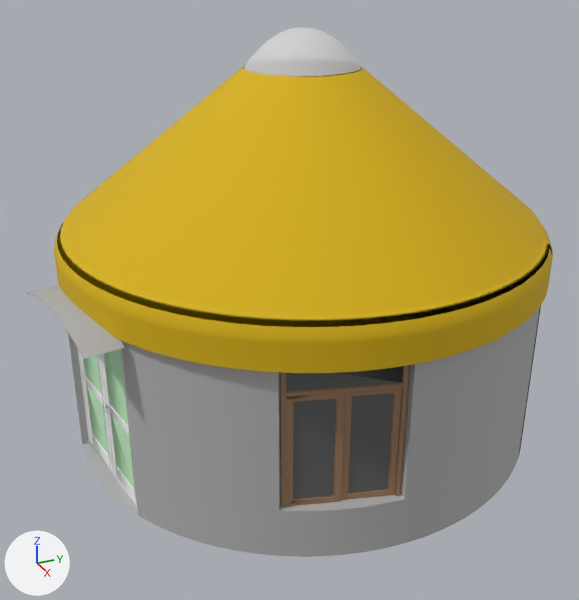
One commit to the glTF model public/models/yurt-6m/exterior.glb: the scene before it, then after it.
Camera for both pictures: a 50 mm lens placed at (8.76, -4.09, 6.04), pointed at (0.3, -0.28, 1.81). Every picture has the same lights, and +X, +Y and +Z are marked at lower left. The picture after the commit comes second. Where no turn or scale is listed for an object, it has been applied to the vertices. Vertices at exactly the same position are counted once.

Script lines for the objects in view, before the commit:
```python
me_charcoal_blue = bpy.data.meshes.new('Charcoal Blue')
me_charcoal_blue.from_pydata(...)  # 132 vertices, 291 faces; spans x -1.92..1.92, y -2.45..2.45, z -1.15..1.15
me_charcoal_blue.materials.append(mat_charcoal_blue)  # white #ffffff
me_glass = bpy.data.meshes.new('Glass')
me_glass.from_pydata(...)  # 480 vertices, 854 faces; spans x -2.91..2.91, y -2.87..2.87, z -1.04..1.04
me_glass.materials.append(mat_joinery)
me_joinery = bpy.data.meshes.new('Joinery')
me_joinery.from_pydata(...)  # 5326 vertices, 10556 faces; spans x -2.95..2.95, y -2.86..2.86, z -0.94..0.94
me_joinery.materials.append(mat_joinery)
me_roof_cover = bpy.data.meshes.new('Roof cover')
me_roof_cover.from_pydata(...)  # 576 vertices, 1024 faces; spans x -3.07..3.07, y -3.02..3.02, z -1.17..1.17
me_roof_cover.materials.append(mat_joinery)
me_wall_cover = bpy.data.meshes.new('Wall cover')
me_wall_cover.from_pydata(...)  # 453 vertices, 953 faces; spans x -3.0..3.0, y -3.2..3.2, z -1.2..1.2
me_wall_cover.materials.append(mat_joinery)
ob_charcoal_blue = bpy.data.objects.new('Charcoal Blue', me_charcoal_blue)
ob_charcoal_blue.location = (-0.57, -0.42, 1.15)
ob_glass = bpy.data.objects.new('Glass', me_glass)
ob_glass.location = (0.0, 0.03, 1.25)
ob_joinery = bpy.data.objects.new('Joinery', me_joinery)
ob_joinery.location = (0.0, 0.07, 1.38)
ob_roof_cover = bpy.data.objects.new('Roof cover', me_roof_cover)
ob_roof_cover.location = (0.04, 0.0, 3.46)
ob_wall_cover = bpy.data.objects.new('Wall cover', me_wall_cover)
ob_wall_cover.location = (0.02, -0.18, 1.2)
# also in view: '[Translucent Glass Sky Reflection]2' at (0.03, 0.0, 4.83)
```
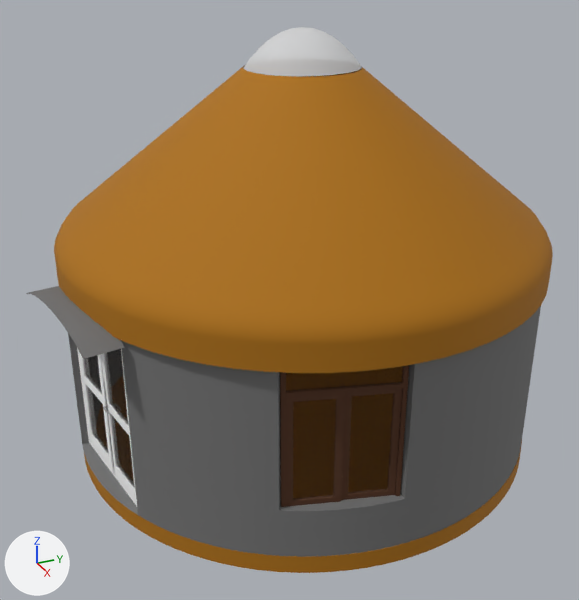
The newer file is also turned or shifted as a whole; pictures and numbers use the older file's frame.

Location of each change, (x1, y1, x2, y2) in pixels of the pictures (579 x 600 px; the box of a moved part takes in the faces that stretch with it):
```json
{"object": "Roof cover", "change": "reshaped", "before": [54, 65, 553, 373], "after": [54, 65, 553, 573], "on screen": "65% taller"}
{"part": 1, "of": "me_joinery", "change": "moved or reshaped", "after": [286, 396, 348, 506], "on screen": "not visible before"}
{"part": 2, "of": "me_joinery", "change": "recoloured", "before": [103, 365, 409, 507], "after": [103, 365, 409, 507]}
{"part": 3, "of": "me_roof_cover", "change": "added", "after": [84, 442, 522, 573]}
{"part": 4, "of": "me_roof_cover", "change": "recoloured", "before": [54, 65, 553, 373], "after": [54, 65, 553, 373], "on screen": "yellow to brown"}
{"part": 5, "of": "me_wall_cover", "change": "recoloured", "before": [26, 286, 541, 557], "after": [26, 286, 541, 557], "on screen": "darker"}
{"part": 6, "of": "me_glass", "change": "recoloured", "before": [83, 349, 403, 499], "after": [83, 349, 403, 499]}
```

Scene script edits in JSON lines:
```json
{"op": "add", "block": "mat_glass", "code": ["mat_glass = principled_material('Glass')", "mat_glass.base_color = (0.013, 0.013, 0.013)  # black #1e1e1e", "mat_glass.roughness = 0.8", "mat_glass.alpha = 0.098"]}
{"block": "me_joinery", "where": "# used by ob_joinery; location = (0.0, 0.07, 1.38)"}
{"op": "remove", "block": "me_joinery", "code": "me_joinery.from_pydata(...)  # 5326 vertices, 10556 faces; spans x -2.95..2.95, y -2.86..2.86, z -0.94..0.94"}
{"op": "add", "block": "me_joinery", "code": "me_joinery.from_pydata(...)  # 5326 vertices, 10556 faces; spans x -2.95..2.94, y -2.86..2.86, z -0.94..0.94"}
{"block": "me_joinery", "change": "me_joinery part 1: 26 vertices moved within x 2.55..2.77, y -1.42..-0.86, z -0.51..0.32; 66 vertices removed from x 2.55..2.89, y -1.43..-0.28, z -0.82..0.49; 66 vertices added at x 2.55..2.88, y -1.43..-0.29, z -0.82..0.49"}
{"block": "me_joinery", "change": "me_joinery part 2: 2880 kept faces spanning x -2.95..2.94, y -2.86..2.86, z -0.94..0.94 get new vertex colours; the middle colour goes from brown #9c7a5d to brown #55321c"}
{"block": "me_joinery", "change": "other edits to the shape of me_joinery do not show in these pictures"}
{"block": "me_glass", "where": "# used by ob_glass; location = (0.0, 0.03, 1.25)"}
{"op": "remove", "block": "me_glass", "code": "me_glass.from_pydata(...)  # 480 vertices, 854 faces; spans x -2.91..2.91, y -2.87..2.87, z -1.04..1.04"}
{"op": "add", "block": "me_glass", "code": "me_glass.from_pydata(...)  # 480 vertices, 854 faces; spans x -2.91..2.91, y -2.87..2.87, z -1.03..1.04"}
{"block": "me_glass", "change": "me_glass part 6: 802 faces spanning x -2.91..2.91, y -2.87..2.87, z -1.03..1.04 switch from mat_joinery to mat_glass (black #1e1e1e)"}
{"block": "me_glass", "change": "edits to the shape of me_glass do not show in these pictures"}
{"block": "me_roof_cover", "where": "# used by ob_roof_cover; location = (0.04, 0.0, 3.46)"}
{"op": "remove", "block": "me_roof_cover", "code": "me_roof_cover.from_pydata(...)  # 576 vertices, 1024 faces; spans x -3.07..3.07, y -3.02..3.02, z -1.17..1.17"}
{"op": "add", "block": "me_roof_cover", "code": "me_roof_cover.from_pydata(...)  # 766 vertices, 1400 faces; spans x -3.07..3.07, y -3.02..3.02, z -3.68..1.17"}
{"block": "me_roof_cover", "change": "me_roof_cover part 3: a new loose piece, a 95-sided cylinder along z spanning x -3.02..2.98, y -2.98..3.02, z -3.68..-3.46, in mat_joinery"}
{"block": "me_roof_cover", "change": "me_roof_cover part 4: 1024 kept faces spanning x -3.07..3.07, y -3.02..3.02, z -1.17..1.17 get new vertex colours; the middle colour goes from yellow #d7b100 to brown #ad7000"}
{"block": "me_wall_cover", "where": "# used by ob_wall_cover; location = (0.02, -0.18, 1.2)"}
{"op": "remove", "block": "me_wall_cover", "code": "me_wall_cover.from_pydata(...)  # 453 vertices, 953 faces; spans x -3.0..3.0, y -3.2..3.2, z -1.2..1.2"}
{"op": "add", "block": "me_wall_cover", "code": "me_wall_cover.from_pydata(...)  # 550 vertices, 1054 faces; spans x -3.0..3.0, y -3.2..3.2, z -1.2..1.2"}
{"block": "me_wall_cover", "change": "me_wall_cover part 5: 663 kept faces spanning x -3.0..3.0, y -3.2..3.2, z -1.2..1.2 get new vertex colours; the middle colour goes from grey #b2b2b2 to grey #727272"}
{"block": "me_wall_cover", "change": "edits to the shape of me_wall_cover do not show in these pictures"}
```
